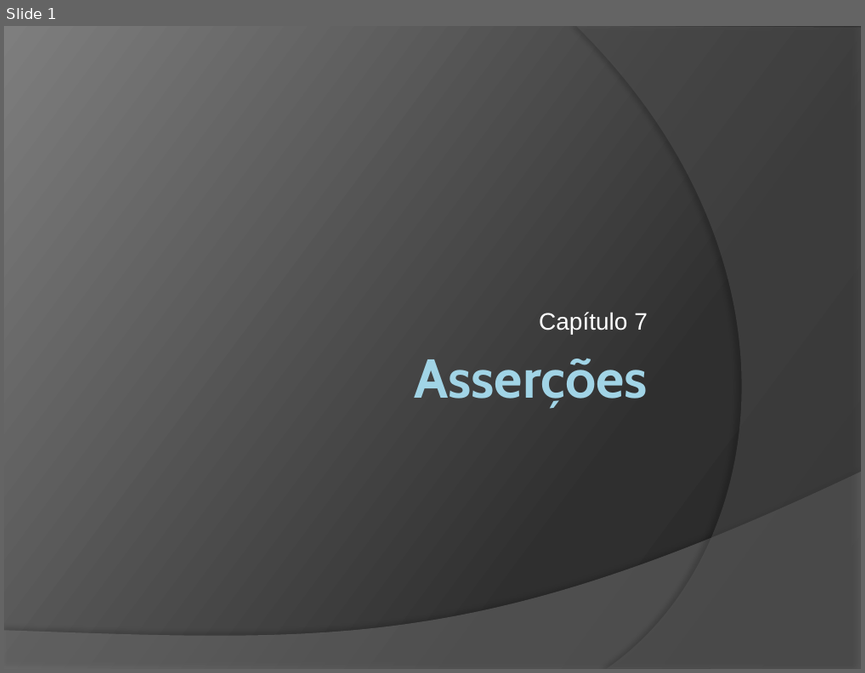
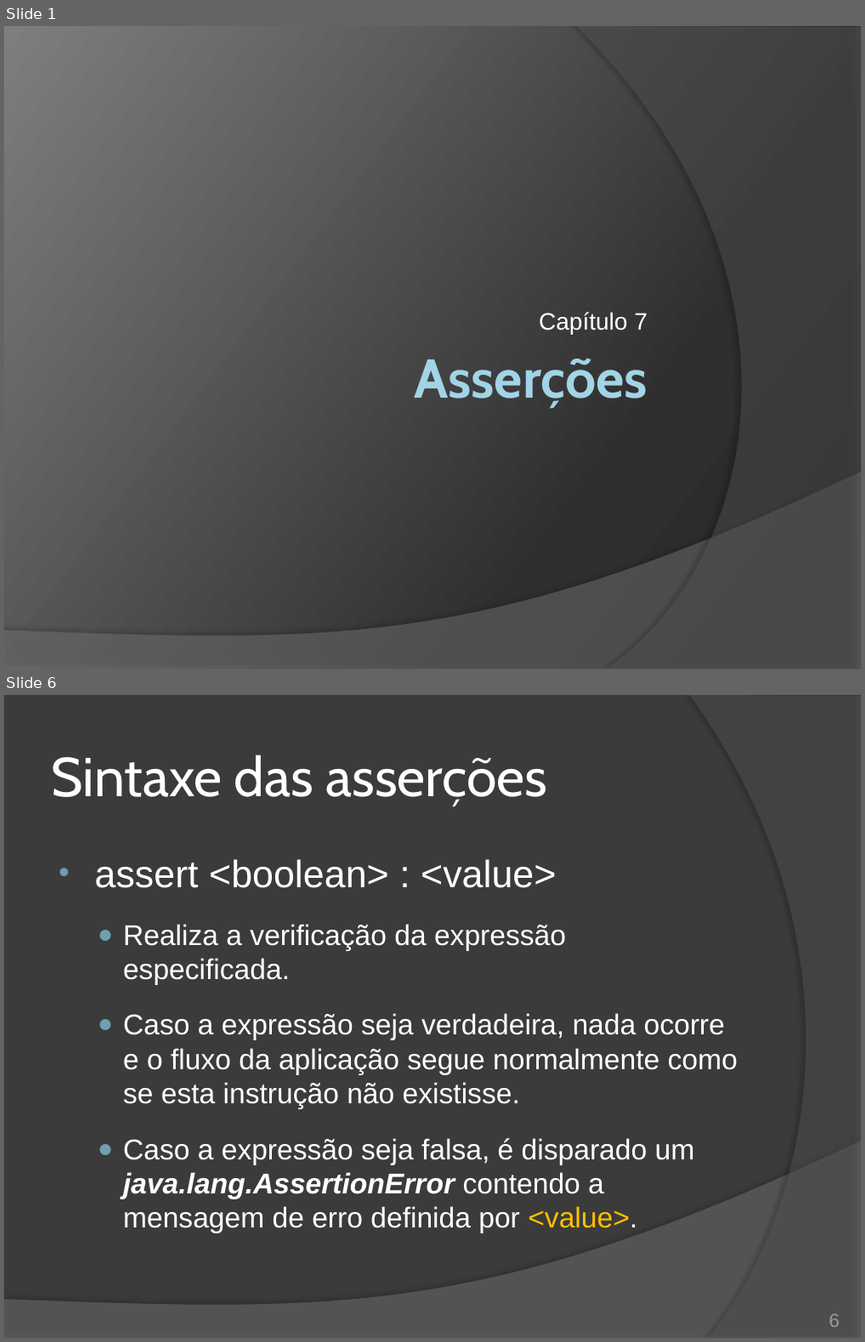
Before and after one commit to duchesqui/slzvieira-training, a slide deck: 2-Java-Programmer-Modulo-II/13.Capitulo07.pptx. Shown one above the other, each under a label of ours: slide 1 before the commit, slides 1 and 6 after it; the slides between them are not shown. The pictures are 865x673 and 865x1342 pixels, drawn with LibreOffice and Linux fonts; fonts in the diff are those of the drawing. Boxes give left, top, right and bottom in pixels: in the first picture for what was removed or moved away, otherwise in the second. Text is boxed around its words. In the diff, an @@ line names an element or a change of style, - is before the commit and + after.

Commit message:
Encerramento do capítulo 7 - asserções; Início do capítulo 8 - threads.

```diff
--- a/2-Java-Programmer-Modulo-II/13.Capitulo07.pptx
+++ b/2-Java-Programmer-Modulo-II/13.Capitulo07.pptx
@@ slide 6 added at (4, 695, 861, 1338), background #3B3B3B; not listed: 1 template element that a slide beside it also shows @@
@@ freeform shape added at (689, 695, 861, 1338), fill #5E5E5E at 40% opacity @@
@@ title added at (51, 755, 548, 807), 46 pt, text #FFFFFF @@
+Sintaxe das asserções
@@ text added at (95, 859, 738, 1233), 24 pt, text #FFFFFF @@
+• assert <boolean> : <value>
+  ● Realiza a verificação da expressão especificada.
+  ● Caso a expressão seja verdadeira, nada ocorre e o fluxo da aplicação segue normalmente como se esta instrução não existisse.
+  ● Caso a expressão seja falsa, é disparado um java.lang.AssertionError contendo a mensagem de erro definida por <value>.
@@ page number added at (828, 1313, 839, 1327), 16 pt, text #9D9B9A @@
+6
```
Also in this commit, not shown: 4 slides changed, 6 other slides added, 2 slides removed, 2 other files.
